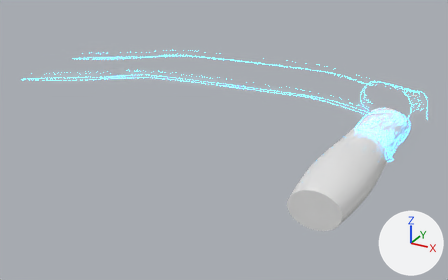
Renders of the Blender file Assets/VirtualWearable/Models/VirtualWearableIe.blend from each side of a commit.
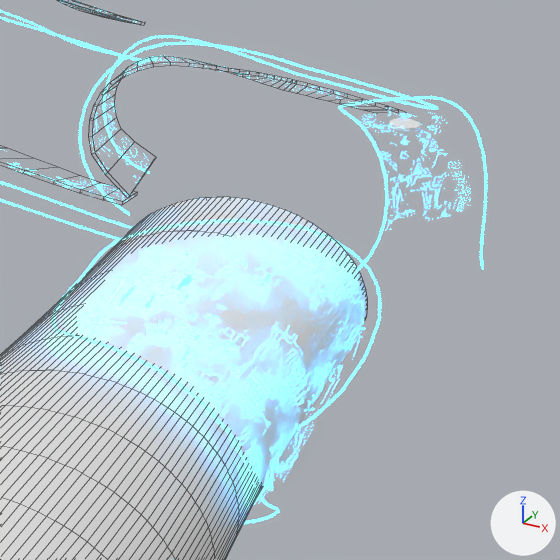
Each version appears first whole from a 50 mm camera at (17.5, -75.6, 30.1) aimed at (-20.8, -5.9, -4.8), and next in a close-up on the part from 77% to 98% of the width and 27% to 60% of the height. Lighting does not change. The marker at lower right points along +X, +Y and +Z. The close-ups show mesh edges as thin lines.

Names of what the first close-up shows: 'Arm', 'ArmRingUI', 'ArmUI', 'FirstHandWingUI', 'PalmRingUI', 'PalmUI', 'ThumbRingUI', 'ThumbUI'.
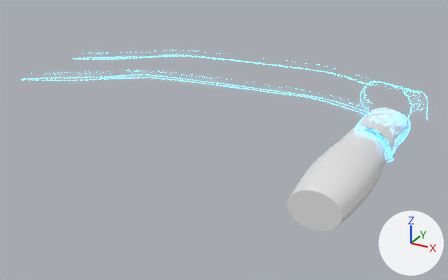
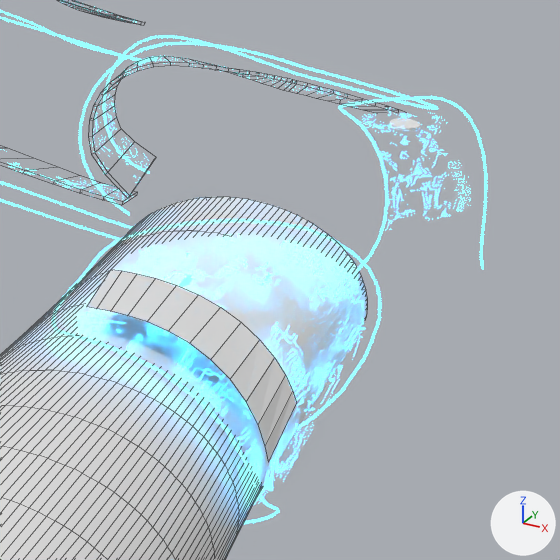
Boxes [x1, y1, x2, y2] around the edits, measured in the close-ups (560 x 560 px):
'ArmUI_NotificationUI', added
    after: [87, 269, 297, 461]

What changed in the scene script:
```text
Add mat_armuinotificationui:
    mat_armuinotificationui = principled_material('ArmUINotificationUI')
    mat_armuinotificationui.base_color = (0.8, 0.8, 0.8)  # white #e7e7e7
Add me_beziercurve_008:
    me_beziercurve_008.from_pydata(...)  # 26 vertices, 12 faces; spans x -0.87..3.46, y -11.3..-7.42, z 0.92..2.73
    me_beziercurve_008.materials.append(mat_armuinotificationui)  # white #e7e7e7
Add ob_armui_notificationui:
    ob_armui_notificationui = bpy.data.objects.new('ArmUI_NotificationUI', me_beziercurve_008)
    ob_armui_notificationui.parent = ob_armui
    ob_armui_notificationui.location = (0.0, 0.0, 0.0)
```
